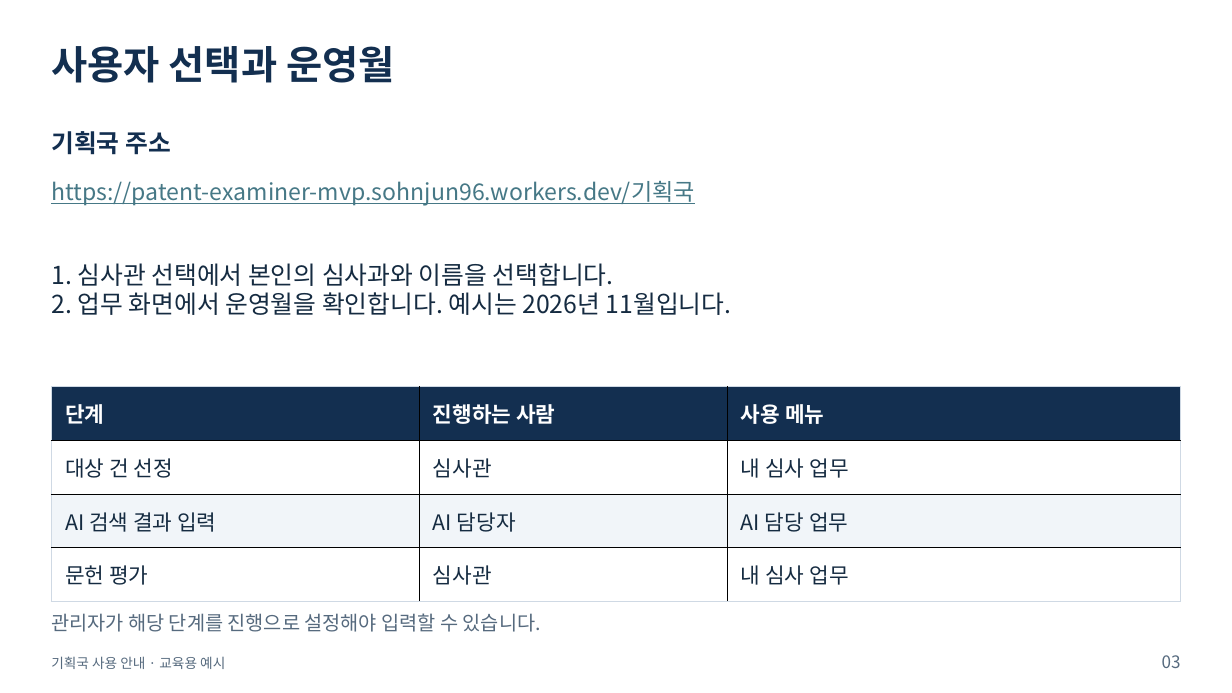
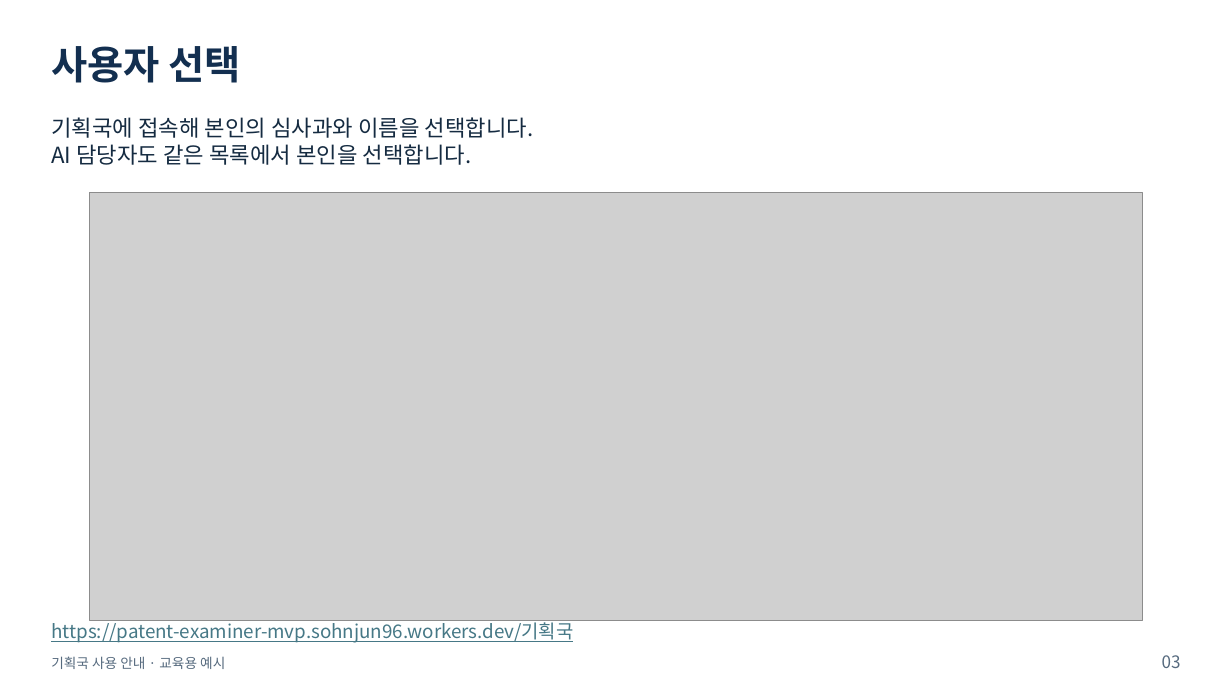
Before and after one commit to sohnjun96/PatentExamTools, a slide deck: slide 3 of docs/user-guides/기획국_AI검색결과평가_사용안내.pptx. Drawn at 1232x693 pixels with LibreOffice and Linux fonts; fonts in the diff are those of the drawing; grey boxes stand for pictures. Boxes give left, top, right and bottom in pixels: in the first picture for what was removed or moved away, otherwise in the second. Text is boxed around its words. In the diff, an @@ line names an element or a change of style, - is before the commit and + after.

```diff
--- a/docs/user-guides/기획국_AI검색결과평가_사용안내.pptx
+++ b/docs/user-guides/기획국_AI검색결과평가_사용안내.pptx
@@ text at <box>51,46,241,83</box>: text changed @@
-사용자 선택과 운영월
+사용자 선택
@@ text added at <box>51,117,534,165</box>, 19.5 pt, text #152B41 @@
+기획국에 접속해 본인의 심사과와 이름을 선택합니다.
+AI 담당자도 같은 목록에서 본인을 선택합니다.
@@ text removed at <box>51,131,171,155</box> @@
-기획국 주소
@@ picture added at <box>90,192,1142,620</box> @@
@@ text removed at <box>51,263,732,315</box> @@
-1. 심사관 선택에서 본인의 심사과와 이름을 선택합니다.
-2. 업무 화면에서 운영월을 확인합니다. 예시는 2026년 11월입니다.
@@ table removed at <box>51,387,1180,601</box>, 4 rows, 3 columns @@
-단계 | 진행하는 사람 | 사용 메뉴
-대상 건 선정 | 심사관 | 내 심사 업무
-AI 검색 결과 입력 | AI 담당자 | AI 담당 업무
-문헌 평가 | 심사관 | 내 심사 업무
@@ text "https://patent-examiner-mvp.sohnjun96.workers.dev/기획국": place and size @@
-text "https://patent-examiner-mvp.sohnjun96.workers.dev/기획국" at <box>51,181,695,205</box>
+text "https://patent-examiner-mvp.sohnjun96.workers.dev/기획국" at <box>51,618,573,643</box>
@@ text "https://patent-examiner-mvp.sohnjun96.workers.dev/기획국" at <box>51,618,573,643</box>: size 20.2 to 16.5 pt @@
@@ text removed at <box>51,613,541,632</box> @@
-관리자가 해당 단계를 진행으로 설정해야 입력할 수 있습니다.
```
Also in this commit, not shown: 6 other slides changed, 7 slides added, 1 slide removed, 1 other file.
